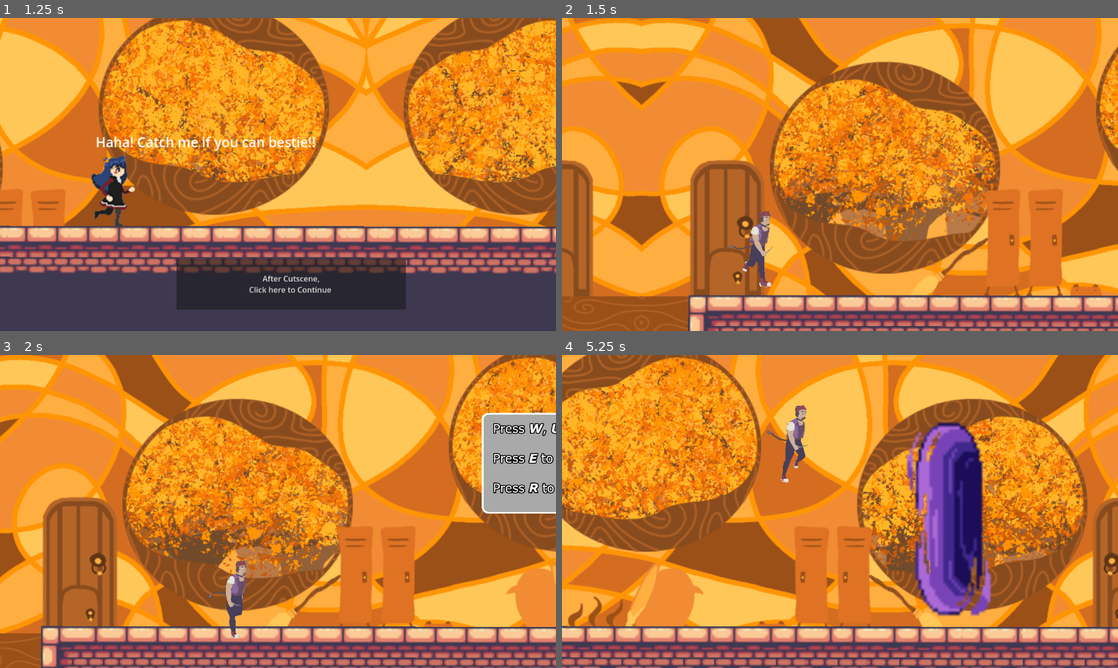
Above: before the commit, frames 1-4 (two rows, left to right).
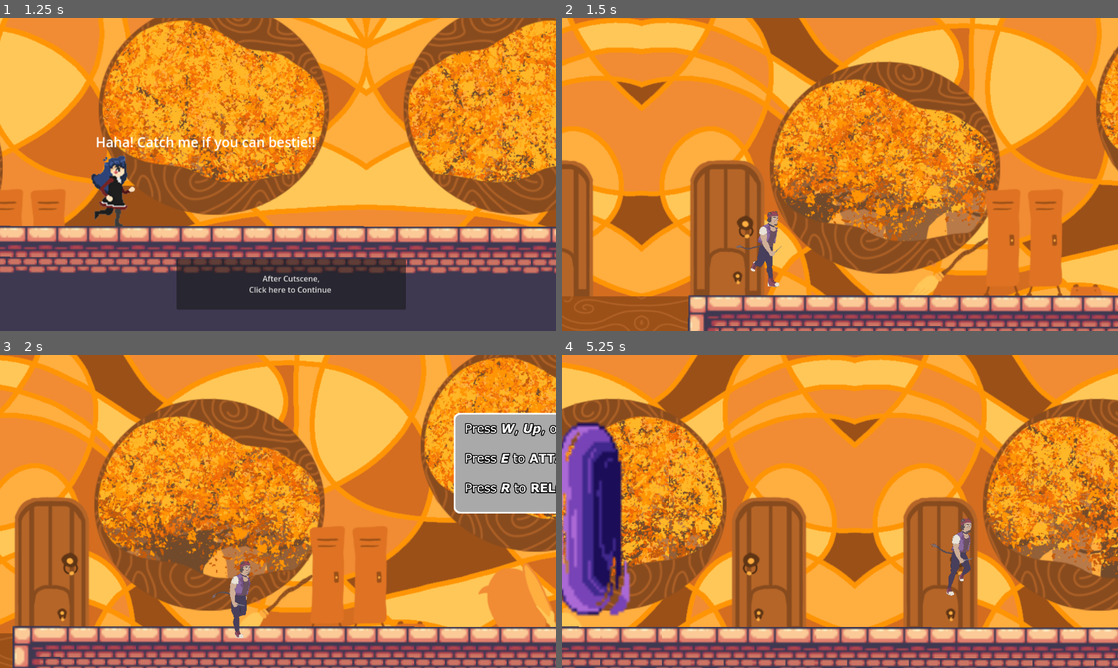
Above: after the commit, the same moments.

Repository: MetaToshi/dimension-hopping-oceans-9
Game: Godot game, scene res://Scripts + Scenes/main_menu.tscn
Same seed, same stepped clock (60 frames per second), same inputs: the game is played once before the commit and once after it.
Inputs:
- Up to frame 1 (1.25 s): click "Start" at 0.5 s
- Up to frame 2 (1.5 s): click "After Cutscene, Click here to…" at 1.25 s
- Up to frame 3 (2 s): no input
- Up to frame 4 (5.25 s): tap Up (jump) at 2.1, 2.27, 2.57, 3.02, 3.05, 3.32, 3.6, 4.52, 4.55, 4.82, 5.1 s; tap E (attack) at 2.85, 4.35 s

Frame 1 is identical in both runs. In frame 2, 0.9% of the frame differs, in the area x 29-40%, y 61-86%; in frame 3, 57%; in frame 4, 82%, in the area x 0-100%, y 0-100%.

Commit message:
Updated player values
A

Diff:
--- a/Collage Dimension Hopping 170 game/Characters/player.gd
+++ b/Collage Dimension Hopping 170 game/Characters/player.gd
@@ -1,7 +1,7 @@
 extends CharacterBody2D
 
-@export var speed : float = 500.0
-@export var jump_velocity : float = -1250
+@export var speed : float = 600.0
+@export var jump_velocity : float = -1150
 var current_Restart = Vector2(0,200)
 
 
@@ -67,8 +67,8 @@
 		position.y = 1500
 		current_Restart.x = 0
 		current_Restart.y = 1500
-		speed = 750
-		jump_velocity = -1500
+		speed = 775
+		jump_velocity = -950
 
 	if area.is_in_group("portal2"):
 		$PLAYERDIM1.visible = false
@@ -83,9 +83,9 @@
 		position.y = 3000
 		current_Restart.x = 0
 		current_Restart.y = 3000
-		gravity = 2500
+		gravity = 2000
 		speed = 400
-		jump_velocity = -1000
+		jump_velocity = -1100
 
 	if area.is_in_group("Portal3"):
 		position.x = 3000
